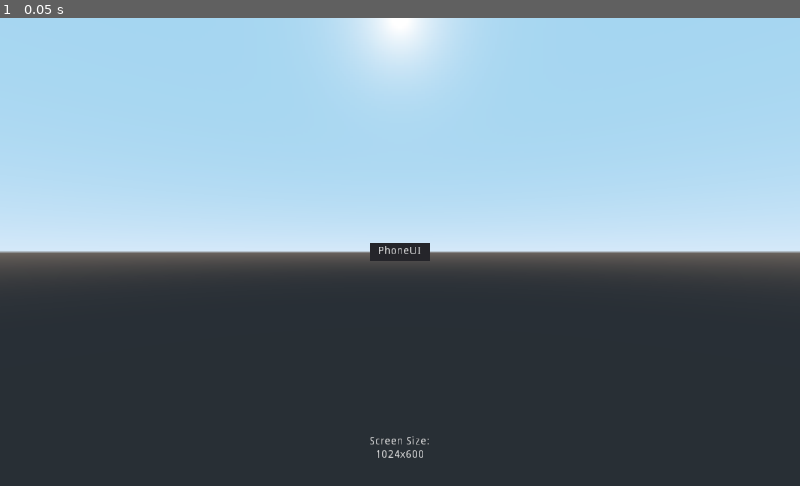
Above: before the commit, frame 1.
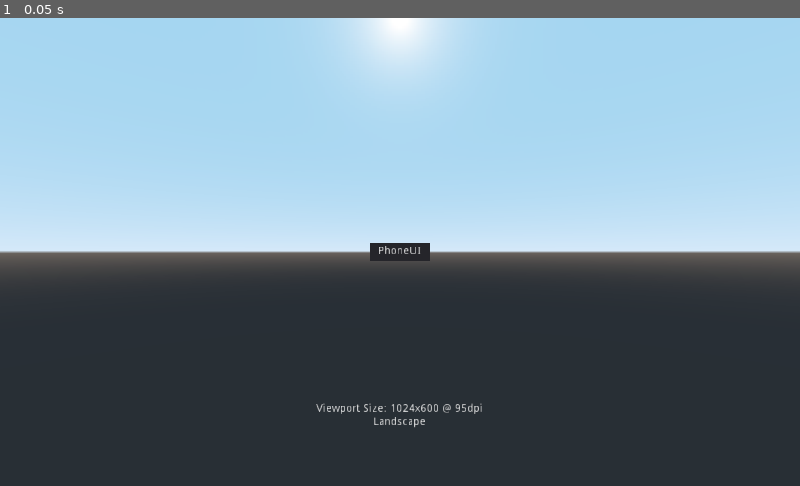
Above: after the commit, the same moment.

Repository: AnmAtAnm/uiplayground-for-godot
Game: Godot game, scene res://Main.tscn
Two runs of this game, one before a commit and one after it. Both use one fixed random seed, a clock stepped at 60 frames per second and the inputs below.
Inputs:
- Up to frame 1 (0.05 s): no input

The runs differ from the first frame. In frame 1, 0.3% of the frame differs, in the area x 39-61%, y 82-95%.

Commit message:
Orientation on screen
Tapping the LabelScreenSize cycles one through the
orientation modes... in theory.

BUG: Android will change orientation to portrait on the first
tap, but the value doesn't change and the app becomes unresponsive.

Diff:
--- /dev/null
+++ b/Classes/LabelScreenSize.gd
@@ -0,0 +1,30 @@
+extends Label
+
+onready var _viewport = get_viewport()
+
+# Called when the node enters the scene tree for the first time.
+func _ready():
+	mouse_filter = MOUSE_FILTER_PASS
+	_viewport.connect("size_changed", self, "_onViewportSizeChanged")
+	_onViewportSizeChanged()
+
+func _gui_input(event):
+	if event is InputEventMouseButton:
+		if event.button_index == BUTTON_LEFT and event.pressed:
+			accept_event()
+			print("------- @" + str(OS.get_unix_time()) + "\nwas: " + str(OS.screen_orientation))
+			OS.screen_orientation = (OS.screen_orientation + 1) % 7
+			print("now: " + str(OS.screen_orientation))
+			get_tree().connect("idle_frame", self, "_onViewportSizeChanged", [], CONNECT_ONESHOT)
+
+
+func _onViewportSizeChanged():
+	var screen = OS.current_screen
+	var newtext = "Viewport Size: " + str(_viewport.size.x) +  "x" + str(_viewport.size.y)
+	newtext += " @ " + str(OS.get_screen_dpi(screen)) + "dpi"
+	match OS.screen_orientation:
+		OS.SCREEN_ORIENTATION_LANDSCAPE:
+			newtext += "\nLandscape"
+		var orientation:
+			newtext += "\nOrientation: " + str(orientation)
+	text = newtext
--- a/HUD.gd
+++ /dev/null
@@ -1,13 +0,0 @@
-extends Control
-
-
-onready var _viewport = get_viewport()
-
-# Called when the node enters the scene tree for the first time.
-func _ready():
-	_viewport.connect("size_changed", self, "_onViewportSizeChanged")
-	_onViewportSizeChanged()
-
-func _onViewportSizeChanged():
-	var screenSize = get_node("LabelScreenSize") as Label
-	screenSize.text = "Screen Size:\n" + str(_viewport.size.x) + "x" + str(_viewport.size.y)
--- a/HUD.tscn
+++ b/HUD.tscn
@@ -1,11 +1,10 @@
 [gd_scene load_steps=2 format=2]
 
-[ext_resource path="res://HUD.gd" type="Script" id=1]
+[ext_resource path="res://Classes/LabelScreenSize.gd" type="Script" id=2]
 
 [node name="HUD" type="Control"]
 anchor_right = 1.0
 anchor_bottom = 1.0
-script = ExtResource( 1 )
 __meta__ = {
 "_edit_use_anchors_": false
 }
@@ -15,8 +14,12 @@
 anchor_top = 1.0
 anchor_right = 0.5
 anchor_bottom = 1.0
-margin_left = -128.0
-margin_top = -64.0
-margin_right = 128.0
+margin_left = -217.0
+margin_top = -106.0
+margin_right = 217.0
 text = "HUD"
 align = 1
+script = ExtResource( 2 )
+__meta__ = {
+"_edit_use_anchors_": false
+}
--- a/project.godot
+++ b/project.godot
@@ -15,7 +15,7 @@
 
 [application]
 
-config/name="PhoneUI"
+config/name="UI Test"
 run/main_scene="res://Main.tscn"
 config/icon="res://icon.png"
 
